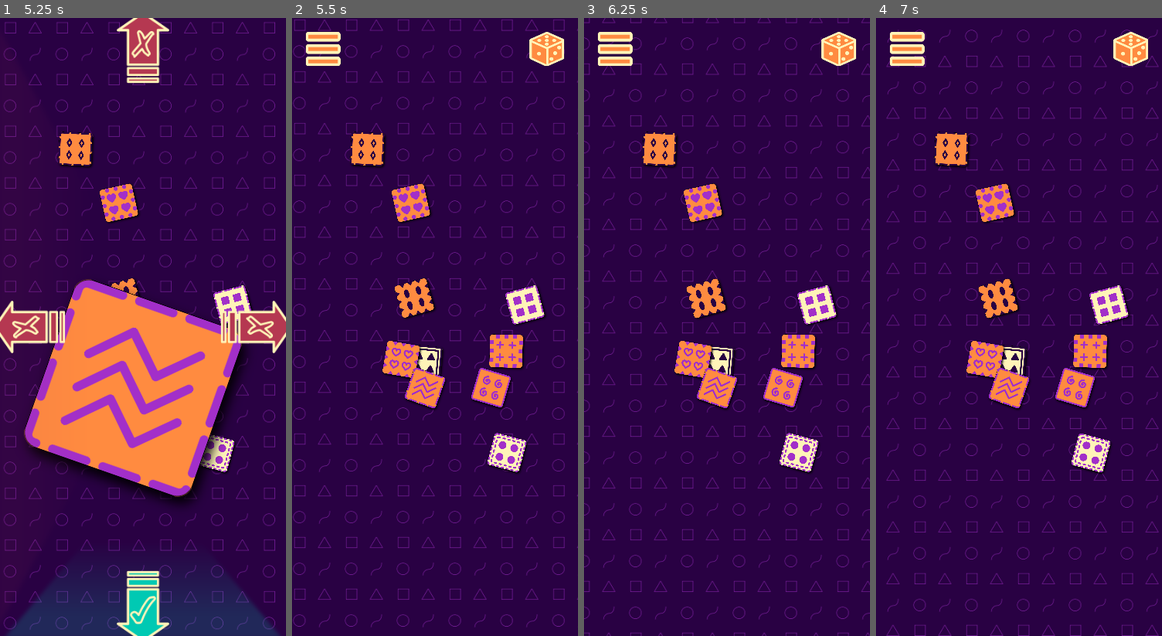
Above: before the commit, frames 1-4 (left to right).
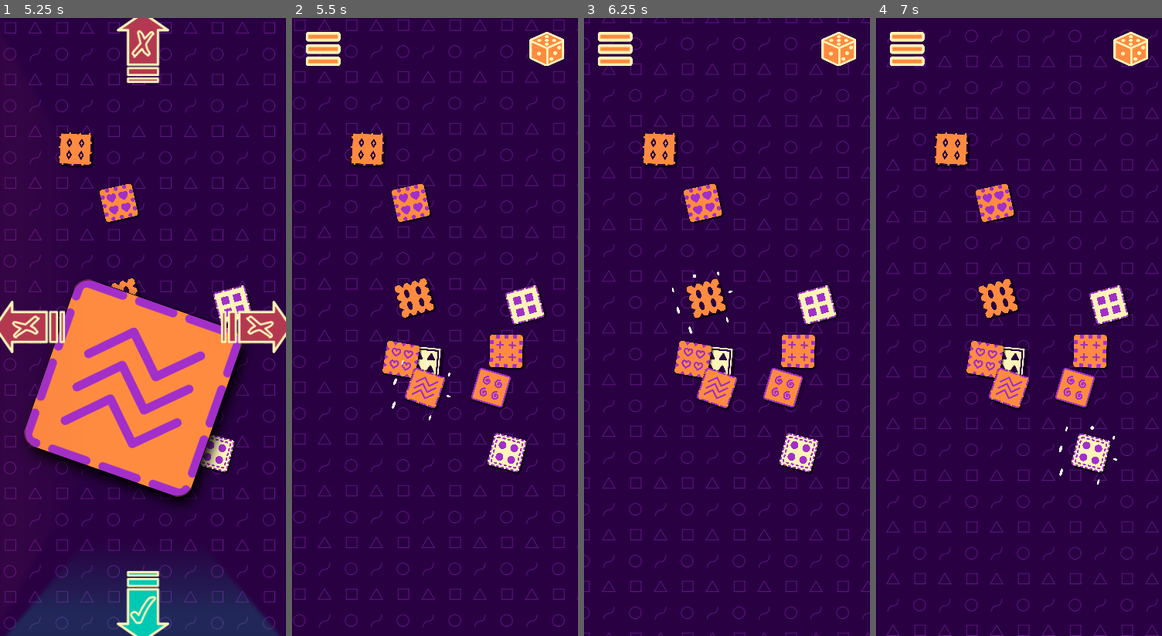
Above: after the commit, the same moments.

Repository: magopian/rummager
Game: Godot game, scene res://start_menu.tscn
The game is run twice, just before and just after one commit, with the same random seed, the same clock (stepped at 60 frames per second) and the same inputs.
Inputs (mouse positions are in pixels of both pictures, inside the frame that each line leads up to):
- Up to frame 1 (5.25 s): click "START" at 0.5 s; click "Let's go!" at 1.25 s; click (254, 48) at 2 s; click "Let's go!" at 2.75 s; click (254, 48) at 3.5 s; click (254, 48) at 4.25 s; move the mouse to (134, 388) at 5.02 s; click (134, 388) at 5.17 s
- Up to frame 2 (5.5 s): no input
- Up to frame 3 (6.25 s): move the mouse to (706, 296) at 5.77 s; click (706, 296) at 5.92 s
- Up to frame 4 (7 s): move the mouse to (1090, 450) at 6.52 s; click (1090, 450) at 6.67 s

Frame 1 is identical in both runs. In frame 2, less than 0.1% of the frame differs, in the area x 34-56%, y 55-66%; in frame 3, less than 0.1%; in frame 4, less than 0.1%, in the area x 64-85%, y 66-76%.

Commit message:
Display a cloud of dust when dropping a card

Diff:
--- a/card.gd
+++ b/card.gd
@@ -9,6 +9,7 @@
 @onready var background: Sprite2D = %Background
 @onready var pattern: Sprite2D = %Pattern
 @onready var border: Sprite2D = %Border
+@onready var animated_sprite_2d: AnimatedSprite2D = %AnimatedSprite2D
 
 
 @export var small_scale: Vector2 = Vector2(0.16, 0.16)
@@ -102,6 +103,18 @@
 		apply_central_impulse(impulse)
 		held = false
 		show_small()
+		show_dust()
+
+
+func show_dust() -> void:
+	animated_sprite_2d.show()
+	animated_sprite_2d.play()
+	await animated_sprite_2d.animation_finished
+	hide_dust()
+
+
+func hide_dust() -> void:
+	animated_sprite_2d.hide()
 
 
 func update_scale(new_scale: Vector2) -> void:
--- a/card.tscn
+++ b/card.tscn
@@ -1,12 +1,42 @@
-[gd_scene load_steps=6 format=3 uid="uid://brofk6oqxlvu6"]
+[gd_scene load_steps=11 format=3 uid="uid://brofk6oqxlvu6"]
 
 [ext_resource type="Script" path="res://card.gd" id="1_00shj"]
+[ext_resource type="Texture2D" uid="uid://ch2uw31inlc4k" path="res://assets/sprites/dust_cloud.png" id="2_257kd"]
 [ext_resource type="Texture2D" uid="uid://dgih8trwrav0f" path="res://assets/card_background_sprite.png" id="2_rr0sm"]
 [ext_resource type="Texture2D" uid="uid://whm181ryabkk" path="res://assets/card_background_shadow_sprite.png" id="2_s53wd"]
 [ext_resource type="Texture2D" uid="uid://c14iofacbne7e" path="res://assets/card_background_over_sprite.png" id="3_5ebab"]
 
 [sub_resource type="RectangleShape2D" id="RectangleShape2D_tlpa3"]
 size = Vector2(300, 300)
+
+[sub_resource type="AtlasTexture" id="AtlasTexture_adcl2"]
+atlas = ExtResource("2_257kd")
+region = Rect2(0, 0, 846, 846)
+
+[sub_resource type="AtlasTexture" id="AtlasTexture_hla0m"]
+atlas = ExtResource("2_257kd")
+region = Rect2(846, 0, 846, 846)
+
+[sub_resource type="AtlasTexture" id="AtlasTexture_fha1h"]
+atlas = ExtResource("2_257kd")
+region = Rect2(1692, 0, 846, 846)
+
+[sub_resource type="SpriteFrames" id="SpriteFrames_jwwpm"]
+animations = [{
+"frames": [{
+"duration": 1.0,
+"texture": SubResource("AtlasTexture_adcl2")
+}, {
+"duration": 1.0,
+"texture": SubResource("AtlasTexture_hla0m")
+}, {
+"duration": 1.0,
+"texture": SubResource("AtlasTexture_fha1h")
+}],
+"loop": false,
+"name": &"default",
+"speed": 10.0
+}]
 
 [node name="Card" type="RigidBody2D"]
 collision_mask = 0
@@ -21,6 +51,13 @@
 [node name="VisibleOnScreenNotifier2D" type="VisibleOnScreenNotifier2D" parent="."]
 unique_name_in_owner = true
 rect = Rect2(-150, -150, 300, 300)
+
+[node name="AnimatedSprite2D" type="AnimatedSprite2D" parent="."]
+unique_name_in_owner = true
+visible = false
+sprite_frames = SubResource("SpriteFrames_jwwpm")
+frame = 2
+frame_progress = 1.0
 
 [node name="BackgroundShadow" type="Sprite2D" parent="."]
 texture = ExtResource("2_s53wd")
--- a/game.gd
+++ b/game.gd
@@ -140,6 +140,7 @@
 
 func _on_card_left_screen(card: Card) -> void:
 	play_sound(sound_exit_screen)
+	card.hide_dust()
 	if card == held_card:
 		held_card = null
 	if thrown_out_bottom(card):
Binary file added: assets/sprites/dust_cloud.png
Not shown, added: assets/sprites/dust_cloud.png.import
